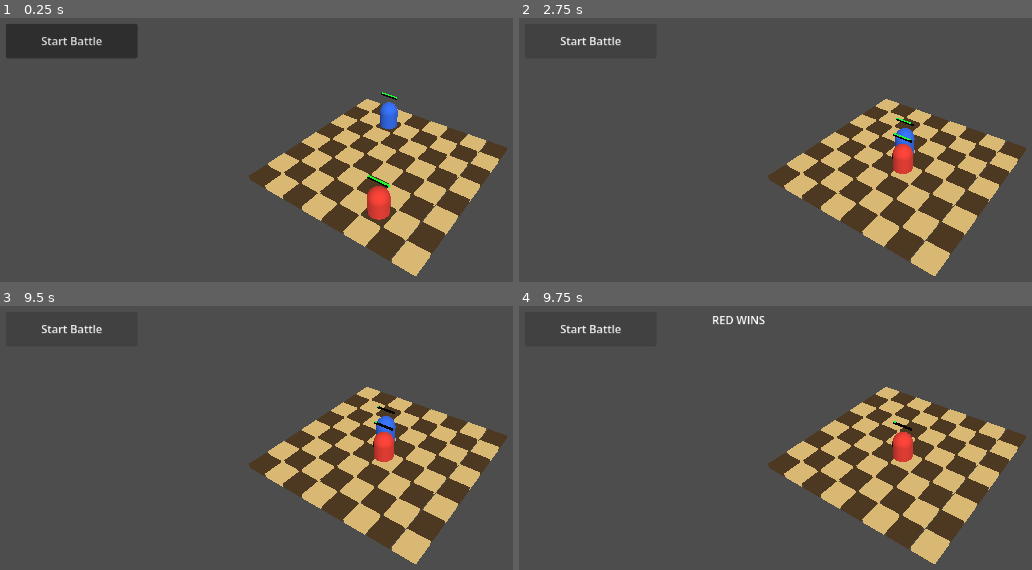
Above: before the commit, frames 1-4 (two rows, left to right).
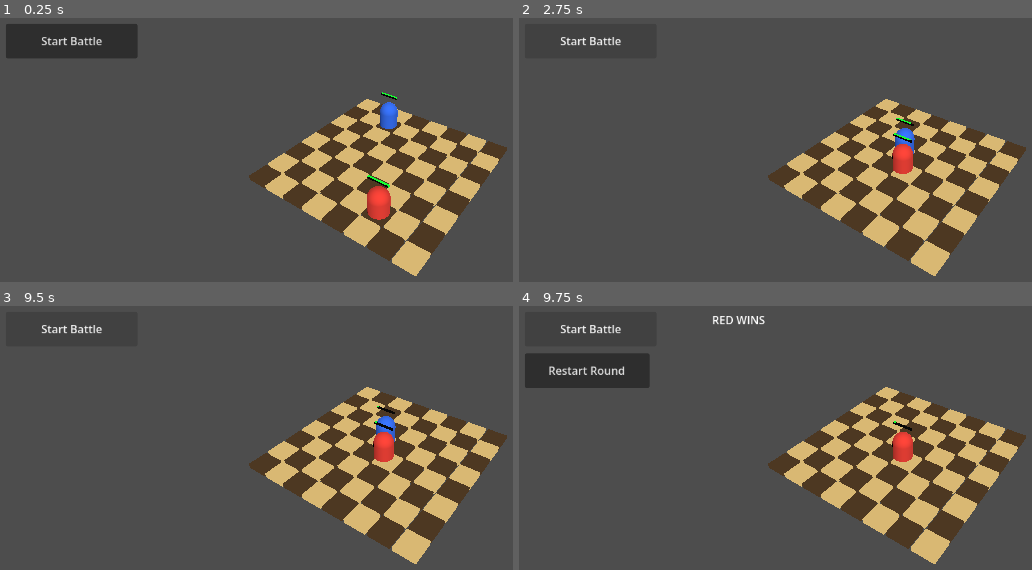
Above: after the commit, the same moments.

Repository: janmgryka-bit/warmarket
Game: Godot game, scene res://scenes/Main.tscn
Same seed, same stepped clock (60 frames per second), same inputs: the game is played once before the commit and once after it.
Inputs:
- Up to frame 1 (0.25 s): no input
- Up to frame 2 (2.75 s): click "Start Battle" at 0.5 s; click "Start Battle" at 1.25 s; click "Start Battle" at 2 s
- Up to frame 3 (9.5 s): tap Enter at 2.75, 4.25, 5.75 s; tap Space at 3.5, 5, 6.5 s
- Up to frame 4 (9.75 s): no input

Frames 1-3 are identical in both runs. In frame 4, 3.0% of the frame differs, in the area x 1-26%, y 18-32%.

Commit message:
Add round restart flow

Diff:
--- a/godot_project/war-market/scenes/Main.tscn
+++ b/godot_project/war-market/scenes/Main.tscn
@@ -41,4 +41,12 @@
 offset_right = 700.0
 offset_bottom = 110.0
 
+[node name="RestartRoundButton" type="Button" parent="UI" unique_id=1092564637]
+offset_left = 30.0
+offset_top = 90.0
+offset_right = 210.0
+offset_bottom = 140.0
+text = "Restart Round"
+
 [connection signal="pressed" from="UI/StartBattleButton" to="." method="_on_start_battle_button_pressed"]
+[connection signal="pressed" from="UI/RestartRoundButton" to="." method="_on_restart_round_button_pressed"]
--- a/godot_project/war-market/scripts/game.gd
+++ b/godot_project/war-market/scripts/game.gd
@@ -3,6 +3,7 @@
 @onready var board: Node3D = $Board
 @onready var units_container: Node3D = $Units
 @onready var start_button: Button = $UI/StartBattleButton
+@onready var restart_button: Button = $UI/RestartRoundButton
 @onready var round_result_label: Label = $UI/RoundResultLabel
 
 var unit_scene: PackedScene = preload("res://units/Unit.tscn")
@@ -16,8 +17,20 @@
 		print("ERROR: StartBattleButton not found")
 	else:
 		print("StartBattleButton found")
+
+	if restart_button == null:
+		print("ERROR: RestartRoundButton not found")
+	else:
+		print("RestartRoundButton found")
+
 	round_result_label.text = ""
+	restart_button.visible = false
+
 	spawn_test_units()
+
+func _process(_delta: float) -> void:
+	if battle_started and not round_ended:
+		check_round_end()
 
 func spawn_test_units() -> void:
 	var roman = unit_scene.instantiate()
@@ -46,6 +59,10 @@
 	print("BUTTON CLICKED")
 	start_battle()
 
+func _on_restart_round_button_pressed() -> void:
+	print("RESTART CLICKED")
+	restart_round()
+
 func start_battle() -> void:
 	if battle_started:
 		return
@@ -53,15 +70,13 @@
 	battle_started = true
 	round_ended = false
 	round_result_label.text = ""
+	restart_button.visible = false
+
 	print("BATTLE STARTED")
 
 	var units := get_tree().get_nodes_in_group("units")
 	for unit in units:
 		unit.start_battle()
-
-func _process(_delta: float) -> void:
-	if battle_started and not round_ended:
-		check_round_end()
 
 func check_round_end() -> void:
 	var blue_alive := false
@@ -97,8 +112,23 @@
 
 	print("ROUND ENDED: ", result_text)
 	round_result_label.text = result_text
+	restart_button.visible = true
 
 	var units := get_tree().get_nodes_in_group("units")
 	for unit in units:
 		if is_instance_valid(unit):
 			unit.stop_battle()
+
+func restart_round() -> void:
+	clear_units()
+
+	battle_started = false
+	round_ended = false
+	round_result_label.text = ""
+	restart_button.visible = false
+
+	spawn_test_units()
+
+func clear_units() -> void:
+	for child in units_container.get_children():
+		child.queue_free()
